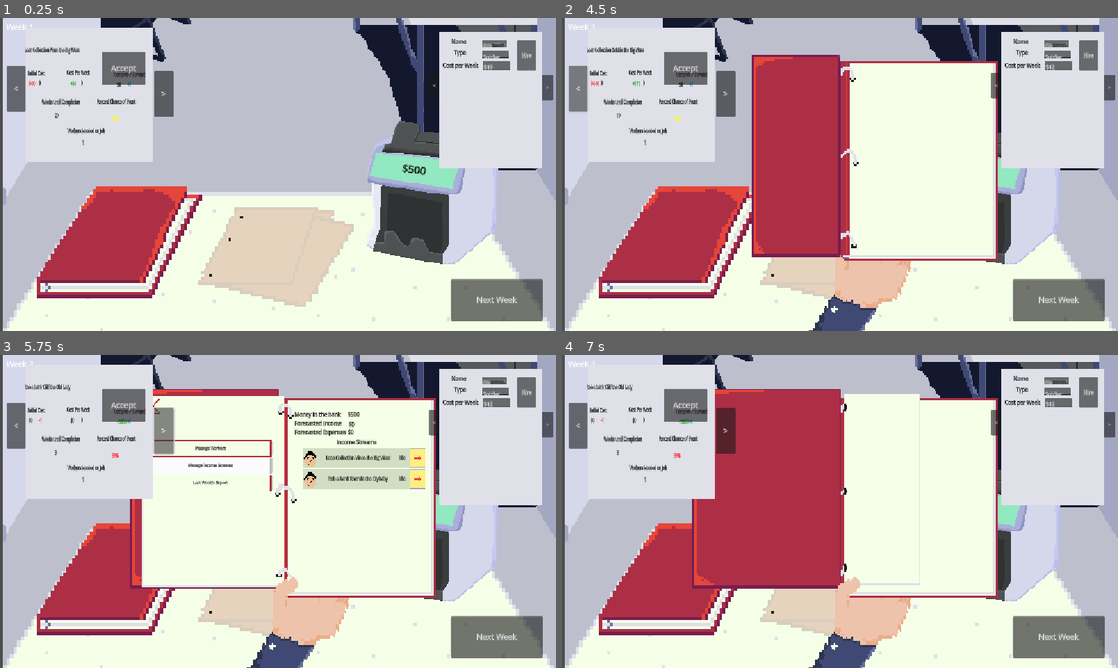
Above: before the commit, frames 1-4 (two rows, left to right).
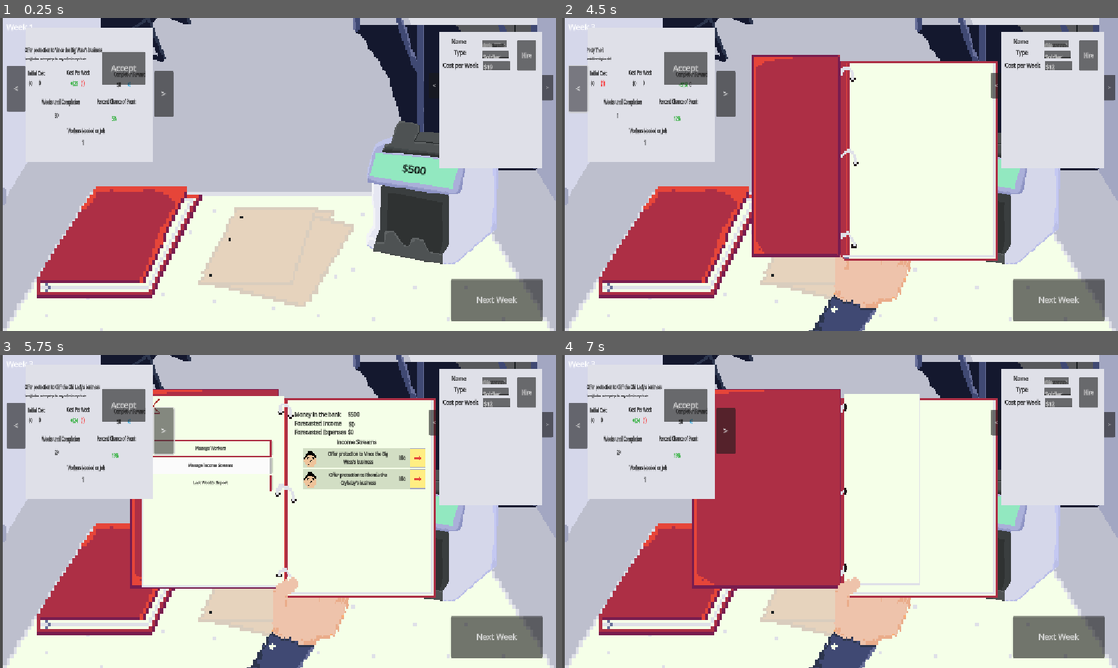
Above: after the commit, the same moments.

Repository: deruitda/ludum-dare-58
Game: Godot game, scene res://main.tscn
Two runs of this game, one before a commit and one after it. Both use one fixed random seed, a clock stepped at 60 frames per second and the inputs below.
Inputs (mouse positions are in pixels of both pictures, inside the frame that each line leads up to):
- Up to frame 1 (0.25 s): no input
- Up to frame 2 (4.5 s): click "Accept" at 0.5 s; click "Accept" at 1.25 s; click "Next Week" at 2 s; click "Next Week" at 2.75 s; click (684, 243) at 3.5 s; click "<" at 4.25 s
- Up to frame 3 (5.75 s): click ">" at 5 s
- Up to frame 4 (7 s): click (979, 458) at 5.77 s; click (712, 405) at 6.5 s

The runs differ from the first frame. In frame 1, 0.3% of the frame differs, in the area x 4-24%, y 9-33%; in frame 2, 0.3%; in frame 3, 0.9%, in the area x 4-71%, y 9-42%; in frame 4, 0.3%.

Commit message:
some job stuff

Diff:
--- a/desk/room.tscn
+++ b/desk/room.tscn
@@ -11,9 +11,8 @@
 [ext_resource type="PackedScene" uid="uid://d0asi7pvmfh83" path="res://desk/buttons/binder_button.tscn" id="10_bil3o"]
 [ext_resource type="PackedScene" uid="uid://ba57vblxhkv4w" path="res://desk/NewOffersGridView.tscn" id="11_26u5u"]
 
-[node name="Room" type="Node2D" node_paths=PackedStringArray("offers")]
+[node name="Room" type="Node2D"]
 script = ExtResource("1_bs3hi")
-offers = [null, null, null]
 
 [node name="Camera2D" type="Camera2D" parent="."]
 position = Vector2(581, 322)
--- a/entities/IncomeStreams/IncomeStreamType/drug_deal.tres
+++ b/entities/IncomeStreams/IncomeStreamType/drug_deal.tres
@@ -38,6 +38,11 @@
 abandon_cost = SubResource("Resource_put8y")
 metadata/_custom_type_script = "uid://cy44ryxdfwf47"
 
+[sub_resource type="Resource" id="Resource_d3pga"]
+script = ExtResource("3_qiit0")
+cost_intensity = 2
+metadata/_custom_type_script = "uid://cllgeulnh2up3"
+
 [sub_resource type="Resource" id="Resource_k58h3"]
 script = ExtResource("3_qiit0")
 cost_intensity = 2
@@ -46,12 +51,13 @@
 [resource]
 script = ExtResource("4_p08p6")
 type = "Drug Deal"
+requirement = SubResource("Resource_d3pga")
+description = "Buy some drugs. Have someone sell it on the street for you!"
 initial_cost_resource = SubResource("Resource_tqgtf")
 weekly_return_intensity_cost = SubResource("Resource_k58h3")
 completed_cost_resource = SubResource("Resource_qiit0")
 potential_idle_event_intensity = 3
 duration_intensity = 1
-description = "Buy some drugs. Have someone sell it on the street for you!"
 accepted_worker_types = Array[ExtResource("1_qiit0")]([ExtResource("2_tqgtf")])
 potential_idle_events = Array[ExtResource("4_tqgtf")]([SubResource("Resource_87mv3")])
 metadata/_custom_type_script = "uid://dtm2kuspofwj3"
--- /dev/null
+++ b/entities/IncomeStreams/IncomeStreamType/extortion.tres
@@ -0,0 +1,64 @@
+[gd_resource type="Resource" script_class="IncomeStreamTypeResource" load_steps=12 format=3 uid="uid://c824ec0koaf4r"]
+
+[ext_resource type="Script" uid="uid://cifg2poebppj" path="res://entities/Worker/worker_type_resource.gd" id="1_wa26r"]
+[ext_resource type="Script" uid="uid://cllgeulnh2up3" path="res://utilities/cost_resource.gd" id="2_avass"]
+[ext_resource type="Script" uid="uid://cy44ryxdfwf47" path="res://entities/IncomeStreams/potential_idle_event_resource.gd" id="3_l84ix"]
+[ext_resource type="Script" uid="uid://dtm2kuspofwj3" path="res://entities/IncomeStreams/income_stream_type_resource.gd" id="4_h38pb"]
+
+[sub_resource type="Resource" id="Resource_703yy"]
+script = ExtResource("2_avass")
+respect_intensity = 2
+metadata/_custom_type_script = "uid://cllgeulnh2up3"
+
+[sub_resource type="Resource" id="Resource_aakyt"]
+script = ExtResource("2_avass")
+metadata/_custom_type_script = "uid://cllgeulnh2up3"
+
+[sub_resource type="Resource" id="Resource_l84ix"]
+script = ExtResource("2_avass")
+respect_intensity = 3
+negative_respect_intensity = true
+metadata/_custom_type_script = "uid://cllgeulnh2up3"
+
+[sub_resource type="Resource" id="Resource_h38pb"]
+script = ExtResource("2_avass")
+cost_intensity = 1
+respect_intensity = 1
+metadata/_custom_type_script = "uid://cllgeulnh2up3"
+
+[sub_resource type="Resource" id="Resource_wa26r"]
+script = ExtResource("3_l84ix")
+idle_event_name = "{subject_name} is wondering if they need protection"
+idle_description = "We'll show them just how unsafe this neighborhood can be"
+attempt_to_resolve_cost = SubResource("Resource_h38pb")
+abandon_cost = SubResource("Resource_l84ix")
+attempt_button_label = "Rock through the window"
+abandon_button_label = "I have more important things to do"
+attempt_failed_message = "You're such a loser"
+attempt_successful_message = "{subject_name} has reconsidered and appreciates your help in these trying times. Paid up a premium. "
+metadata/_custom_type_script = "uid://cy44ryxdfwf47"
+
+[sub_resource type="Resource" id="Resource_rancq"]
+script = ExtResource("2_avass")
+metadata/_custom_type_script = "uid://cllgeulnh2up3"
+
+[sub_resource type="Resource" id="Resource_avass"]
+script = ExtResource("2_avass")
+cost_intensity = 2
+respect_intensity = 1
+negative_respect_intensity = true
+metadata/_custom_type_script = "uid://cllgeulnh2up3"
+
+[resource]
+script = ExtResource("4_h38pb")
+type = "Offer protection to {subject_name}'s business"
+requirement = SubResource("Resource_rancq")
+description = "The neighborhood has been getting a little nasty.. we'll make sure you're safe"
+has_subject = true
+initial_cost_resource = SubResource("Resource_aakyt")
+weekly_return_intensity_cost = SubResource("Resource_avass")
+completed_cost_resource = SubResource("Resource_703yy")
+potential_idle_event_intensity = 1
+duration_intensity = 3
+potential_idle_events = Array[ExtResource("3_l84ix")]([SubResource("Resource_wa26r")])
+metadata/_custom_type_script = "uid://dtm2kuspofwj3"
--- a/entities/IncomeStreams/IncomeStreamType/loan_collection.tres
+++ b/entities/IncomeStreams/IncomeStreamType/loan_collection.tres
@@ -32,7 +32,6 @@
 script = ExtResource("3_fxhdf")
 idle_event_name = "{subject_name} stopped paying."
 idle_description = "Rought their ass up and let them know you mean business"
-chance_of_failure = 0.3
 attempt_to_resolve_cost = SubResource("Resource_0ixfi")
 abandon_cost = SubResource("Resource_m5ntf")
 attempt_button_label = "Beat them Up"
@@ -41,6 +40,11 @@
 attempt_successful_message = "You kicked {subject_name}'s ass. Loan payments are back on schedule!"
 metadata/_custom_type_script = "uid://cy44ryxdfwf47"
 
+[sub_resource type="Resource" id="Resource_0sb4e"]
+script = ExtResource("3_ptop8")
+cost_intensity = 2
+metadata/_custom_type_script = "uid://cllgeulnh2up3"
+
 [sub_resource type="Resource" id="Resource_ptop8"]
 script = ExtResource("3_ptop8")
 cost_intensity = 3
@@ -48,13 +52,14 @@
 
 [resource]
 script = ExtResource("4_m5ntf")
-type = "Loan Collection"
+type = "{subject_name} needs money"
+requirement = SubResource("Resource_0sb4e")
+description = "{subject_name} is down on their luck. Uplift your community at exorbitant interest rates."
 initial_cost_resource = SubResource("Resource_54xmu")
 weekly_return_intensity_cost = SubResource("Resource_ptop8")
 completed_cost_resource = SubResource("Resource_fxhdf")
 potential_idle_event_intensity = 3
 duration_intensity = 2
-description = "Buy some drugs. Have someone sell it on the street for you!"
 accepted_worker_types = Array[ExtResource("1_ua45v")]([ExtResource("2_ptop8")])
 potential_idle_events = Array[ExtResource("3_fxhdf")]([SubResource("Resource_87mv3")])
 metadata/_custom_type_script = "uid://dtm2kuspofwj3"
--- /dev/null
+++ b/entities/IncomeStreams/IncomeStreamType/petty_theft.tres
@@ -0,0 +1,63 @@
+[gd_resource type="Resource" script_class="IncomeStreamTypeResource" load_steps=11 format=3 uid="uid://dq77f2w531w2b"]
+
+[ext_resource type="Script" uid="uid://cy44ryxdfwf47" path="res://entities/IncomeStreams/potential_idle_event_resource.gd" id="2_4ch2l"]
+[ext_resource type="Script" uid="uid://cllgeulnh2up3" path="res://utilities/cost_resource.gd" id="2_cuy1x"]
+[ext_resource type="Script" uid="uid://dtm2kuspofwj3" path="res://entities/IncomeStreams/income_stream_type_resource.gd" id="3_cuy1x"]
+
+[sub_resource type="Resource" id="Resource_cxks5"]
+script = ExtResource("2_cuy1x")
+cost_intensity = 1
+metadata/_custom_type_script = "uid://cllgeulnh2up3"
+
+[sub_resource type="Resource" id="Resource_aakyt"]
+script = ExtResource("2_cuy1x")
+respect_intensity = 1
+negative_respect_intensity = true
+metadata/_custom_type_script = "uid://cllgeulnh2up3"
+
+[sub_resource type="Resource" id="Resource_cuy1x"]
+script = ExtResource("2_cuy1x")
+respect_intensity = 2
+negative_respect_intensity = true
+metadata/_custom_type_script = "uid://cllgeulnh2up3"
+
+[sub_resource type="Resource" id="Resource_e8hiq"]
+script = ExtResource("2_cuy1x")
+cost_intensity = 1
+respect_intensity = 2
+negative_respect_intensity = true
+metadata/_custom_type_script = "uid://cllgeulnh2up3"
+
+[sub_resource type="Resource" id="Resource_3ng1i"]
+script = ExtResource("2_4ch2l")
+idle_event_name = "{subject_name} put up a fight.. "
+idle_description = "but we found out where they live.. pay them a house visit?"
+chance_of_failure = 2
+attempt_to_resolve_cost = SubResource("Resource_e8hiq")
+abandon_cost = SubResource("Resource_cuy1x")
+attempt_button_label = "This is low.. but let's get 'em"
+abandon_button_label = "Not worth it"
+loses_worker_on_abandon = true
+metadata/_custom_type_script = "uid://cy44ryxdfwf47"
+
+[sub_resource type="Resource" id="Resource_4ch2l"]
+script = ExtResource("2_cuy1x")
+metadata/_custom_type_script = "uid://cllgeulnh2up3"
+
+[sub_resource type="Resource" id="Resource_0g0wo"]
+script = ExtResource("2_cuy1x")
+metadata/_custom_type_script = "uid://cllgeulnh2up3"
+
+[resource]
+script = ExtResource("3_cuy1x")
+type = "Petty Theft"
+requirement = SubResource("Resource_4ch2l")
+description = "Rob {subject_name} blind!"
+has_subject = true
+initial_cost_resource = SubResource("Resource_aakyt")
+weekly_return_intensity_cost = SubResource("Resource_0g0wo")
+completed_cost_resource = SubResource("Resource_cxks5")
+potential_idle_event_intensity = 1
+accepted_worker_types = Array[Object]([null])
+potential_idle_events = Array[Object]([SubResource("Resource_3ng1i")])
+metadata/_custom_type_script = "uid://dtm2kuspofwj3"
--- a/entities/IncomeStreams/IncomeStreamType/robbery.tres
+++ b/entities/IncomeStreams/IncomeStreamType/robbery.tres
@@ -8,12 +8,15 @@
 
 [sub_resource type="Resource" id="Resource_n1y87"]
 script = ExtResource("3_06xff")
-cost_intensity = 3
+cost_intensity = 2
 respect_intensity = 3
+negative_respect_intensity = true
 metadata/_custom_type_script = "uid://cllgeulnh2up3"
 
 [sub_resource type="Resource" id="Resource_64npk"]
 script = ExtResource("3_06xff")
+cost_intensity = 1
+negative_cost = true
 respect_intensity = 1
 negative_respect_intensity = true
 metadata/_custom_type_script = "uid://cllgeulnh2up3"
@@ -41,6 +44,12 @@
 abandon_cost = SubResource("Resource_coe0b")
 metadata/_custom_type_script = "uid://cy44ryxdfwf47"
 
+[sub_resource type="Resource" id="Resource_22esu"]
+script = ExtResource("3_06xff")
+cost_intensity = 2
+respect_intensity = 1
+metadata/_custom_type_script = "uid://cllgeulnh2up3"
+
 [sub_resource type="Resource" id="Resource_06xff"]
 script = ExtResource("3_06xff")
 metadata/_custom_type_script = "uid://cllgeulnh2up3"
@@ -48,12 +57,13 @@
 [resource]
 script = ExtResource("4_06xff")
 type = "Rob a bank"
+requirement = SubResource("Resource_22esu")
+description = "Go in with weapon of choice. Come out with money. What could go wrong?"
 initial_cost_resource = SubResource("Resource_64npk")
 weekly_return_intensity_cost = SubResource("Resource_06xff")
 completed_cost_resource = SubResource("Resource_n1y87")
 potential_idle_event_intensity = 5
 duration_intensity = 1
-description = "Go in with weapon of choice. Come out with money. What could go wrong?"
 accepted_worker_types = Array[ExtResource("1_06xff")]([ExtResource("2_2oqkb")])
 potential_idle_events = Array[ExtResource("3_je7f4")]([SubResource("Resource_2oqkb")])
 metadata/_custom_type_script = "uid://dtm2kuspofwj3"
--- a/entities/IncomeStreams/idle_event_manager.gd
+++ b/entities/IncomeStreams/idle_event_manager.gd
@@ -2,9 +2,11 @@
 
 class_name IdleEventManager
 
+@export var income_stream: IncomeStream
 @export var current_idle_event: IdleEvent
 @onready var has_attempted_success_this_week = false
 @onready var attempt_successful_message: String
+@onready var active_worker: Worker
 
 func _ready() -> void:
 	SignalBus.week_changed.connect(_on_week_changed)
@@ -27,10 +29,16 @@
 	current_idle_event.set_attempt_to_resolve_cost(potential_idle_event.attempt_to_resolve_cost.calculate_new_cost())
 	current_idle_event.set_abandon_cost(potential_idle_event.abandon_cost.calculate_new_cost())
 
-	current_idle_event.abandon_button_label = potential_idle_event.abandon_button_label
-	current_idle_event.attempt_button_label = potential_idle_event.attempt_button_label
+	current_idle_event.abandon_button_label = add_variable_strings(potential_idle_event.abandon_button_label)
+	current_idle_event.attempt_button_label = add_variable_strings(potential_idle_event.attempt_button_label)
 
 	attempt_successful_message = potential_idle_event.attempt_successful_message
+
+func add_variable_strings(value: String) -> String:
+	if not income_stream.subject_name == "":
+		value = StringHelper.replace_all(value, "{subject_name}", income_stream.subject_name)
+		value = StringHelper.replace_all(value, "{worker_name}", income_stream.subject_name)
+	return value
 
 func attempt_to_resolve():
 	if roll_dice_for_resolve():
--- a/entities/IncomeStreams/income_stream.gd
+++ b/entities/IncomeStreams/income_stream.gd
@@ -18,6 +18,8 @@
 @export var capacity: int = 1
 @export var accepted_worker_types: Array[WorkerTypeResource] = []
 @export var percent_chance_of_event: float = 0.5
+
+@export var subject_name: String
 
 @onready var idle_event_manager: IdleEventManager = $IdleEventManager
 
@@ -45,7 +47,7 @@
 
 func roll_dice_for_event() -> bool:
 	var roll = randf()
-	return roll < (percent_chance_of_event / duration_in_weeks - 1)
+	return roll < (percent_chance_of_event / duration_in_weeks)
 
 func create_random_idle_event() -> void:
 	idle_event_manager.create_idle_event_from_potential_idle_events(type.potential_idle_events)
@@ -75,3 +77,6 @@
 
 func attempt_to_resolve_idle_event() -> void:
 	idle_event_manager.attempt_to_resolve()
+
+func remove_all_workers() -> void:
+	CapacityManager.remove_capacities_by_income_stream(self)
--- a/entities/IncomeStreams/income_stream.tscn
+++ b/entities/IncomeStreams/income_stream.tscn
@@ -6,4 +6,5 @@
 [node name="IncomeStream" type="Node"]
 script = ExtResource("1_j85tg")
 
-[node name="IdleEventManager" parent="." instance=ExtResource("2_jhi8y")]
+[node name="IdleEventManager" parent="." node_paths=PackedStringArray("income_stream") instance=ExtResource("2_jhi8y")]
+income_stream = NodePath("..")
--- a/entities/IncomeStreams/income_stream_type_resource.gd
+++ b/entities/IncomeStreams/income_stream_type_resource.gd
@@ -3,7 +3,10 @@
 
 @export var type: String
 
-@export var required_respect: int = 0
+@export var requirement: CostResource
+@export var description: String = ""
+
+@export var has_subject: bool = false
 
 @export var initial_cost_resource: CostResource
 @export var weekly_return_intensity_cost: CostResource
@@ -14,15 +17,11 @@
 @export var duration_intensity: Enums.IncomeStreamTimeIntensity
 
 @export var capacity: int = 1
-@export var description: String = ""
 @export var accepted_worker_types: Array[WorkerTypeResource] = []
 @export var potential_idle_events: Array[PotentialIdleEventsResource] = []
 
 
 func set_income_stream(income_stream: IncomeStream) -> void:
-	var name_generator = NameGenerator.new()
-	var victim_random_name = name_generator.generate_victim_name()
-	name_generator.queue_free()
 
 	income_stream.type = self
 
@@ -32,12 +31,14 @@
 
 	income_stream.duration_in_weeks = Enums.get_duration_in_weeks_from_time_intensity(duration_intensity)
 
-
-	var rate = Enums.get_rate_of_return_from_cost_intensity(weekly_return_intensity_cost.cost_intensity)
+	var weekly_amount = weekly_return_intensity_cost.calculate_cost() / income_stream.duration_in_weeks
 	var upfront_cash = initial_cost.cost
-	var weekly_amount = absi((rate * (upfront_cash ) / income_stream.duration_in_weeks))
-	if weekly_return_intensity_cost.negative_cost:
-		weekly_amount = weekly_amount * -1
+	if upfront_cash > 0:
+		#calculate based on upfront investement
+		var rate = Enums.get_rate_of_return_from_cost_intensity(weekly_return_intensity_cost.cost_intensity)
+		weekly_amount = absi((rate * (upfront_cash ) / income_stream.duration_in_weeks))
+		if weekly_return_intensity_cost.negative_cost:
+			weekly_amount = weekly_amount * -1
 
 	var cost = Cost.new()
 	cost.set_cost(weekly_amount)
@@ -45,7 +46,16 @@
 
 	income_stream.set_weekly_return_cost(cost)
 
-	income_stream.income_stream_name = type + " " + victim_random_name
+	var name_generator = NameGenerator.new()
+	var victim_random_name = name_generator.generate_victim_name()
+	name_generator.queue_free()
+
+	if has_subject:
+		income_stream.subject_name = victim_random_name
+
+	income_stream.income_stream_name = StringHelper.replace_all(type, "{subject_name}", victim_random_name)
+	income_stream.description = StringHelper.replace_all(description, "{subject_name}", victim_random_name)
+
 	income_stream.percent_chance_of_event = Enums.get_percentage_rate_from_intensity(potential_idle_event_intensity)
 
 	var potential_idle_event = PotentialIdleEvent.new()
--- a/entities/IncomeStreams/potential_idle_event_resource.gd
+++ b/entities/IncomeStreams/potential_idle_event_resource.gd
@@ -13,5 +13,5 @@
 
 @export var loses_worker_on_abandon: bool = false
 
-@export var attempt_failed_message: String
-@export var attempt_successful_message: String
+@export var attempt_failed_message: String = "Resolution Failed. Try again next week"
+@export var attempt_successful_message: String = "This has been resolved!"
--- a/managers/IncomeStreamsManagers/potential_income_stream_manager.gd
+++ b/managers/IncomeStreamsManagers/potential_income_stream_manager.gd
@@ -23,17 +23,28 @@
 		dir.list_dir_end()
 
 func generate_income_stream() -> void:
-	var available_streams = get_available_income_stream_types(GameState.total_respect)
+	var available_streams = get_available_income_stream_types()
 	var chosen_type = available_streams.pick_random()
 	var new_income_stream = INCOME_STREAM.instantiate()
 	add_child(new_income_stream)
 	chosen_type.set_income_stream(new_income_stream)
 	potential_income_stream_generated.emit(new_income_stream)
 
-func get_available_income_stream_types(total_respect: int) -> Array:
+func can_show_income_stream_type(income_stream_type_resource: IncomeStreamTypeResource) -> bool:
+	var minimum_total_money: int = Enums.get_minimum_total_money_by_intensity(income_stream_type_resource.requirement.cost_intensity)
+	var minimum_total_respect: int = Enums.get_minimum_total_respect_by_intensity(income_stream_type_resource.requirement.respect_intensity)
+
+	if GameState.total_money < minimum_total_money:
+		return false
+
+	if GameState.total_respect < minimum_total_respect:
+		return false
+	return true
+
+func get_available_income_stream_types() -> Array:
 	var available_types = []
 	for income_type in income_stream_types:
-		if income_type.required_respect <= total_respect:
+		if can_show_income_stream_type(income_type):
 			available_types.append(income_type)
 	return available_types
 
@@ -41,7 +52,6 @@
 	for income_stream in get_children():
 		remove_child(income_stream)
 		income_stream.queue_free()
-
 
 func generate_name() -> String:
 	return "Debt Collection"
@@ -56,10 +66,10 @@
 func accept_income_stream_by_index(index: int) -> IncomeStream:
 	var potential_income_streams = get_potential_income_streams()
 	var income_stream = potential_income_streams.pop_at(index)
-	remove_child(income_stream)
-	income_stream_accepted.emit(income_stream)
+	accept_income_stream(income_stream)
 	return income_stream
 
 func accept_income_stream(incomeStream: IncomeStream) -> void:
 	remove_child(incomeStream)
+	GameState.collect_cost(incomeStream.initial_cost)
 	income_stream_accepted.emit(incomeStream)
--- a/managers/game_manager.gd
+++ b/managers/game_manager.gd
@@ -29,11 +29,14 @@
 	return GameState.current_week > 1
 
 func progress_to_next_week():
+	simulate_events()
+
 	for income_stream in IncomeStreamManager.get_active_income_streams():
 		GameState.collect_cost(income_stream.weekly_return_cost)
 		income_stream.increment_week()
 		if income_stream.is_completed():
 			GameState.collect_cost(income_stream.completed_return_cost)
+			income_stream.remove_all_workers()
 			SignalBus.income_stream_completed.emit(income_stream)
 			pass
 
@@ -46,7 +49,6 @@
 		if new_level > current_level:
 			pass
 
-	simulate_events()
 
 	PotentialIncomeStreamManager.remove_all_income_streams()
 	CandidateManager.remove_all_candidates()
--- a/project.godot
+++ b/project.godot
@@ -26,6 +26,7 @@
 CapacityManager="*res://managers/capacity_manager.gd"
 GameManager="*res://managers/game_manager.gd"
 Enums="*res://utilities/enums.gd"
+StringHelper="*res://utilities/string_helper.gd"
 
 [display]
 
--- a/scenes/binder/individual_income_stream_page.gd
+++ b/scenes/binder/individual_income_stream_page.gd
@@ -71,5 +71,5 @@
 	capacity_button_pressed.emit(income_stream)
 
 func _on_capacity_row_on_unassign_workers_button_pressed() -> void:
-	CapacityManager.remove_capacities_by_income_stream(income_stream)
+	income_stream.remove_all_workers()
 	refresh()
--- a/signal_buses/signal_bus.gd
+++ b/signal_buses/signal_bus.gd
@@ -1,6 +1,7 @@
 extends Node
 
 signal money_changed
+signal respect_changed
 signal week_changed
 
 signal on_week_report_publish(running_report: RunningReport)
--- a/states/game_state.gd
+++ b/states/game_state.gd
@@ -22,13 +22,11 @@
 
 func gain_respect(amount: int) -> void:
 	total_respect = total_respect + amount
-
-func lose_respect(amount: int) -> void:
-	total_respect = total_respect - amount
+	SignalBus.respect_changed.emit()
 
 func collect_cost(cost: Cost) -> void:
-	total_money = total_money + cost.cost
-	total_respect = total_respect + cost.respect
+	collect_money(cost.cost)
+	gain_respect(cost.respect)
 
 func increment_week() -> void:
 	current_week = current_week + 1
--- a/ui/label_component.gd
+++ b/ui/label_component.gd
@@ -10,6 +10,6 @@
 	if value > 0:
 		return  "+" + prepend_string + str(value)
 	elif value < 0:
-		return prepend_string + str(value)
+		return "(" + prepend_string + str(abs(value)) + ")"
 
 	return prepend_string + "0"
--- a/utilities/enums.gd
+++ b/utilities/enums.gd
@@ -17,23 +17,20 @@
 	RECURRING
 }
 
-func get_cost_from_cost_intensity(intensity: Enums.Intensity) -> int:
-	match intensity:
-		Enums.Intensity.NONE:
-			return 0
-		Enums.Intensity.LOW:
-			return randi_range(1, 9) * 10
-		Enums.Intensity.LOW_MEDIUM:
-			return randi_range(5, 25) * 10
-		Enums.Intensity.MEDIUM:
-			return randi_range(20, 90) * 10
-		Enums.Intensity.MEDIUM_HIGH:
-			return randi_range(100, 900) * 10
-		Enums.Intensity.HIGH:
-			return randi_range(100, 900) * 10
-	return 0
+var base_costs = {
+	Enums.Intensity.NONE: 0,
+	Enums.Intensity.LOW: 200,
+	Enums.Intensity.LOW_MEDIUM: 800,
+	Enums.Intensity.MEDIUM: 2000,
+	Enums.Intensity.MEDIUM_HIGH: 4000,
+	Enums.Intensity.HIGH: 9000
+}
 
-func get_respect_cost_from_cost_intensity(intensity: Enums.Intensity) -> int:
+func get_cost_from_cost_intensity(intensity: Intensity) -> int:
+	var variance = randf_range(0.8, 1.2)
+	return int(base_costs[intensity] * variance)
+
+func get_respect_cost_from_cost_intensity(intensity: Intensity) -> int:
 	match intensity:
 		Enums.Intensity.NONE:
 			return 0
@@ -97,3 +94,22 @@
 		Enums.IncomeStreamTimeIntensity.LONG:
 			return randi_range(20, 30)
 	return 1
+
+func get_minimum_total_money_by_intensity(intensity: int) -> int:
+	return base_costs[intensity]
+
+func get_minimum_total_respect_by_intensity(intensity: int) -> int:
+	match intensity:
+		Enums.Intensity.NONE:
+			return 0
+		Enums.Intensity.LOW:
+			return 5
+		Enums.Intensity.LOW_MEDIUM:
+			return 10
+		Enums.Intensity.MEDIUM:
+			return 20
+		Enums.Intensity.MEDIUM_HIGH:
+			return 30
+		Enums.Intensity.HIGH:
+			return 50
+	return 0
--- /dev/null
+++ b/utilities/string_helper.gd
@@ -0,0 +1,4 @@
+extends Node
+
+func replace_all(haystack: String, needle: String, replacement: String) -> String:
+	return haystack.replace(needle, replacement)
Not shown: 1 places in entities/IncomeStreams/IncomeStreamType/drug_deal.tres that only renumber resources
Not shown: 1 places in entities/IncomeStreams/IncomeStreamType/loan_collection.tres that only renumber resources
Not shown: 1 places in entities/IncomeStreams/IncomeStreamType/robbery.tres that only renumber resources
Not shown, added: utilities/string_helper.gd.uid
